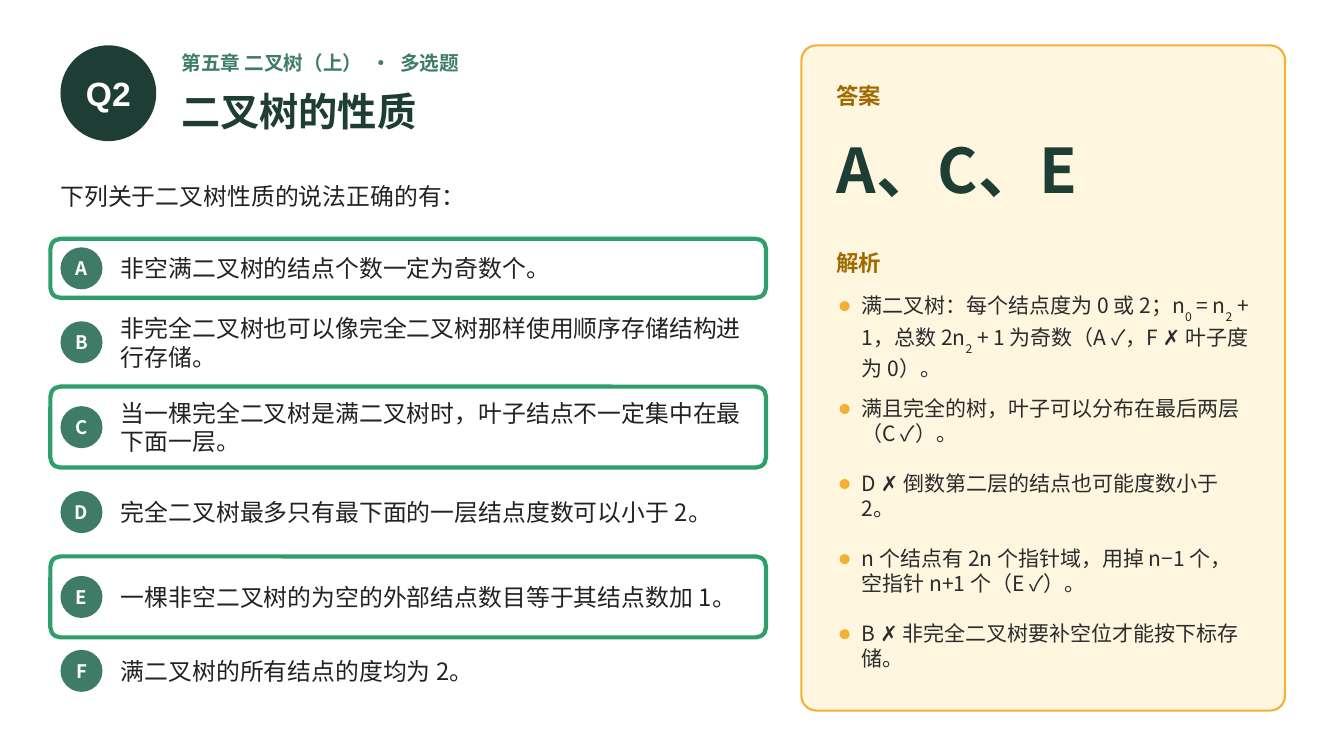
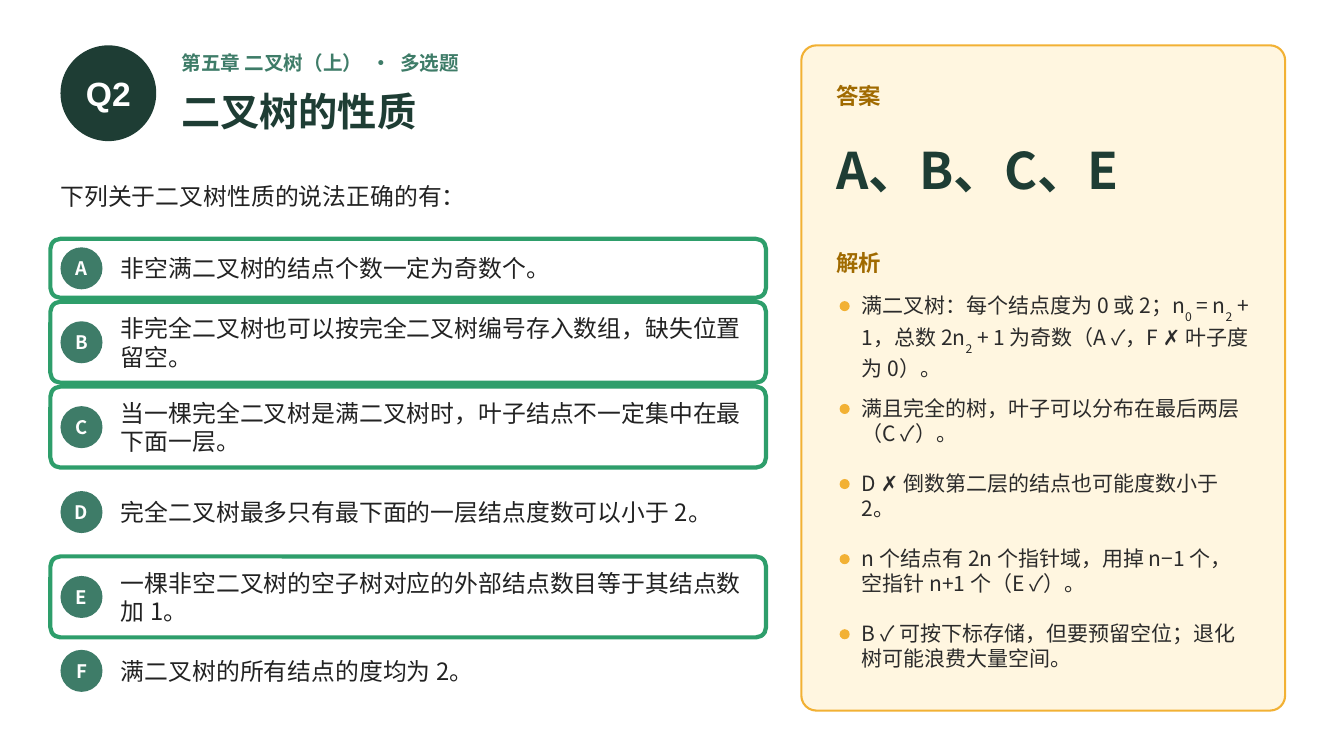
Before and after one commit to GMyhf/2026fall-cs201, a slide deck: slide 4 of courseware/202609_DSA_MOOC_Quiz_CH05-06.pptx. Drawn at 1344x756 pixels with LibreOffice and Linux fonts; fonts in the diff are those of the drawing. Boxes give left, top, right and bottom in pixels: in the first picture for what was removed or moved away, otherwise in the second. Text is boxed around its words. In the diff, an @@ line names an element or a change of style, - is before the commit and + after.

```diff
--- a/courseware/202609_DSA_MOOC_Quiz_CH05-06.pptx
+++ b/courseware/202609_DSA_MOOC_Quiz_CH05-06.pptx
@@ text at [837, 151, 1119, 192]: text changed; size 44 to 36 pt @@
-A、C、E
+A、B、C、E
@@ rounded rectangle added at [50, 301, 766, 382], outline #2E9E6B 3 pt @@
@@ text at [121, 317, 741, 368]: text changed @@
-非完全二叉树也可以像完全二叉树那样使用顺序存储结构进行存储。
+非完全二叉树也可以按完全二叉树编号存入数组，缺失位置留空。
@@ text at [121, 572, 741, 622]: text changed @@
-一棵非空二叉树的为空的外部结点数目等于其结点数加 1。
+一棵非空二叉树的空子树对应的外部结点数目等于其结点数加 1。
@@ text at [862, 623, 1235, 668]: text changed @@
-B ✗ 非完全二叉树要补空位才能按下标存储。
+B ✓ 可按下标存储，但要预留空位；退化树可能浪费大量空间。
```
Also in this commit, not shown: 1 other slide changed, 26 other files.
